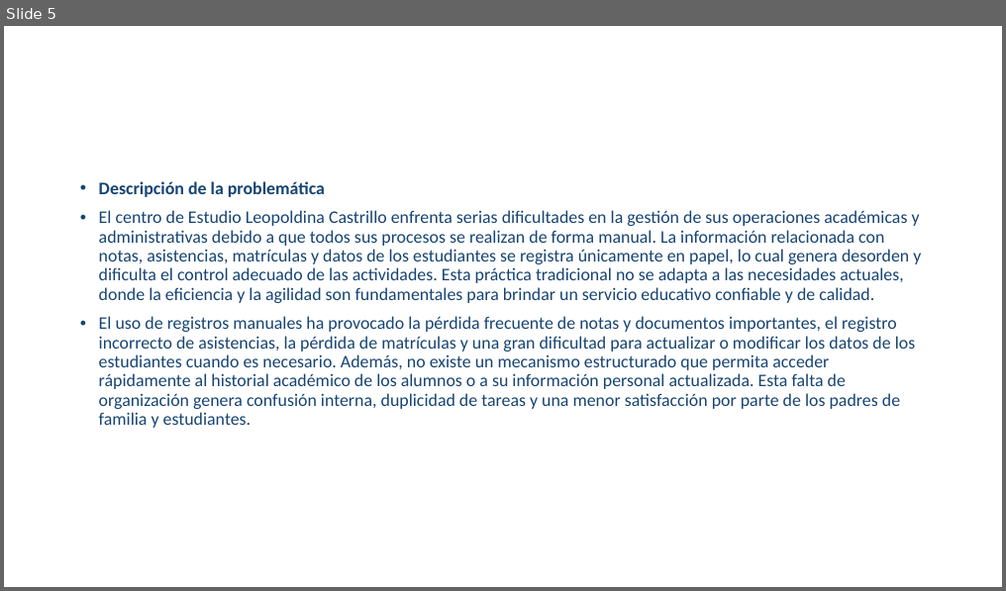
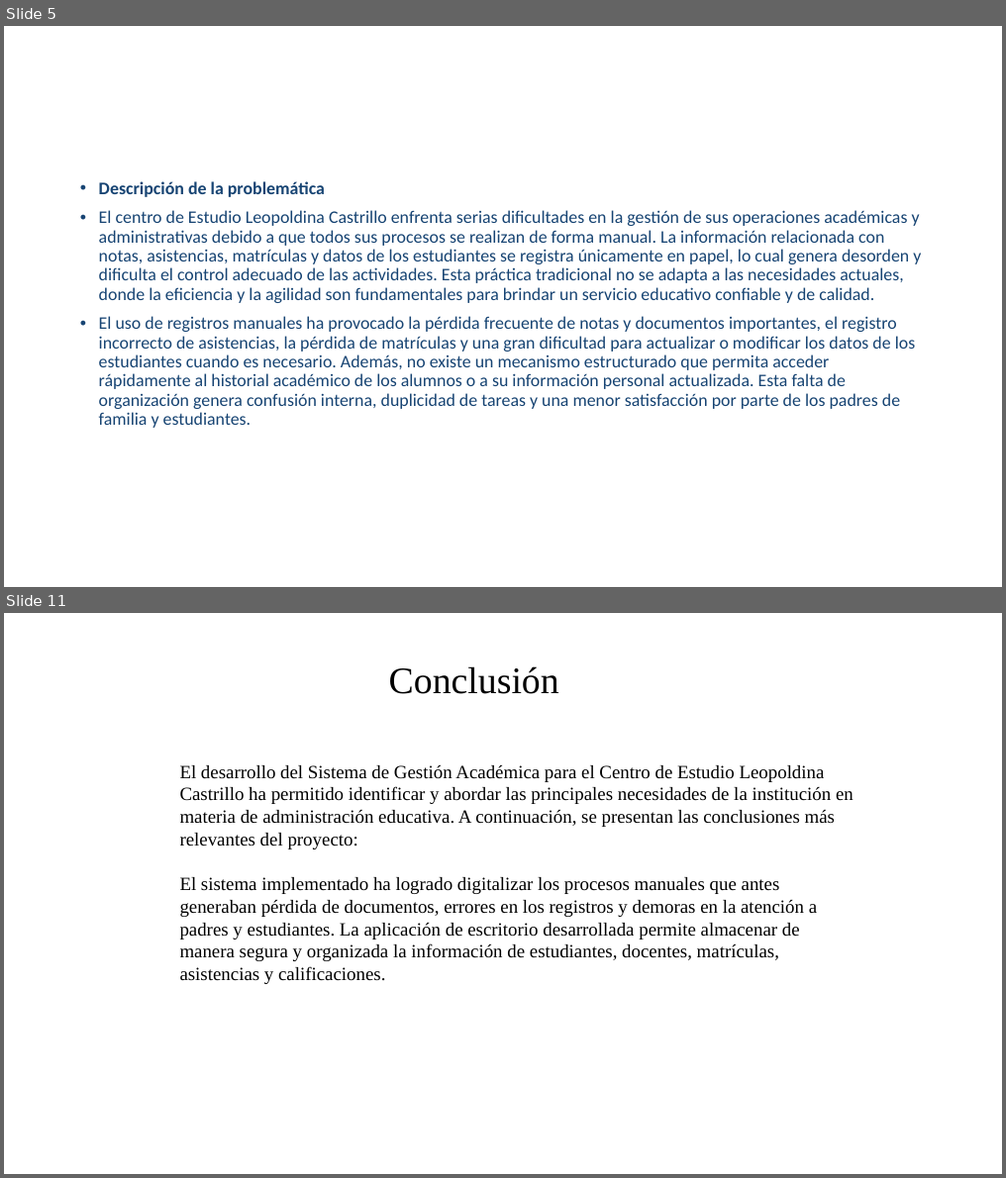
Before and after one commit to Dhiosmer/Integrador-III, a slide deck: Intergrador III/Sistema A.pptx. Shown one above the other, each under a label of ours: slide 5 before the commit, slides 5 and 11 after it; the slides between them are not shown. The pictures are 1006x591 and 1006x1178 pixels, drawn with LibreOffice and Linux fonts; fonts in the diff are those of the drawing; background and template pictures are left out. Boxes give left, top, right and bottom in pixels: in the first picture for what was removed or moved away, otherwise in the second. Text is boxed around its words. In the diff, an @@ line names an element or a change of style, - is before the commit and + after.

```diff
--- a/Intergrador III/Sistema A.pptx
+++ b/Intergrador III/Sistema A.pptx
@@ slide 11 added at (4, 613, 1002, 1174), background #FFFFFF @@
@@ text added at (389, 666, 559, 694), 36 pt, text #000000 @@
+Conclusión
@@ text added at (180, 765, 853, 984), 18 pt, text #000000 @@
+El desarrollo del Sistema de Gestión Académica para el Centro de Estudio Leopoldina Castrillo ha permitido identificar y abordar las principales necesidades de la institución en materia de administración educativa. A continuación, se presentan las conclusiones más relevantes del proyecto:
+El sistema implementado ha logrado digitalizar los procesos manuales que antes generaban pérdida de documentos, errores en los registros y demoras en la atención a padres y estudiantes. La aplicación de escritorio desarrollada permite almacenar de manera segura y organizada la información de estudiantes, docentes, matrículas, asistencias y calificaciones.
```
Also in this commit, not shown: 1 slide changed, 4 other slides added, 5 slides removed, 1 other file.
